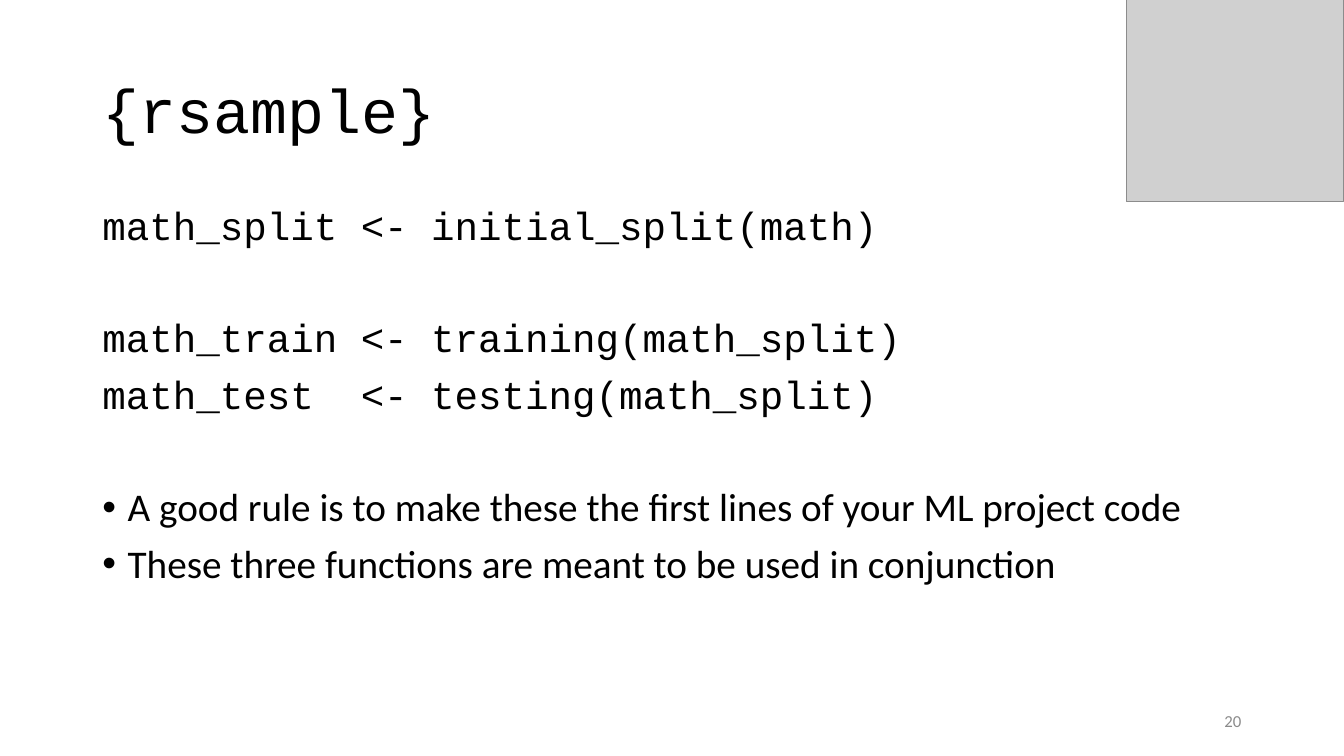
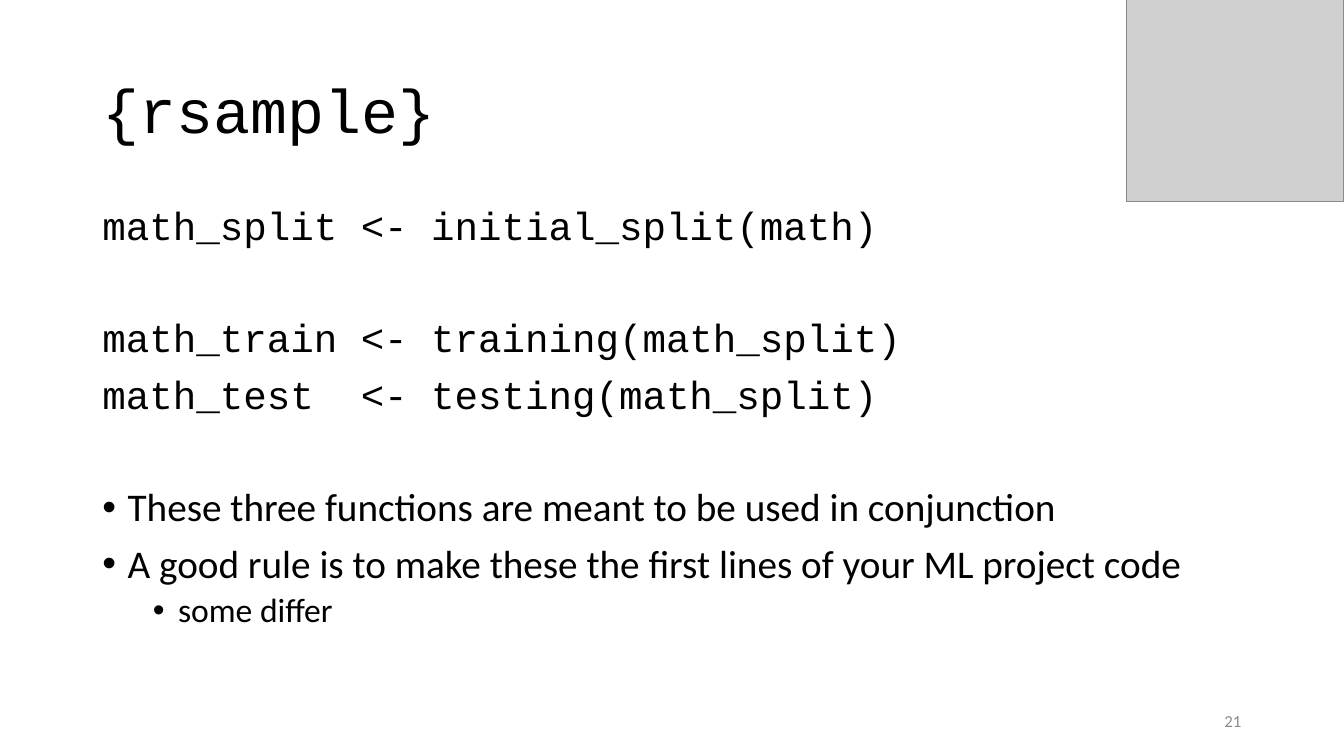
Before and after one commit to karlenaochoa/c4-ml-2020, a slide deck: slide 21 of slides/w2p1-bias-variance-resampling/w2p1.pptx (slide 20 before the commit). Drawn at 1344x756 pixels with LibreOffice and Linux fonts; fonts in the diff are those of the drawing; grey boxes stand for pictures. Boxes give left, top, right and bottom in pixels: in the first picture for what was removed or moved away, otherwise in the second. Text is boxed around its words. In the diff, an @@ line names an element or a change of style, - is before the commit and + after.

```diff
--- a/slides/w2p1-bias-variance-resampling/w2p1.pptx
+++ b/slides/w2p1-bias-variance-resampling/w2p1.pptx
@@ text at [128, 493, 1055, 528]: paragraph added @@
+• These three functions are meant to be used in conjunction
@@ text at [178, 598, 333, 623]: text changed; size 28 to 24 pt @@
-• These three functions are meant to be used in conjunction
+  • some differ
@@ page number at [1224, 716, 1241, 727]: text changed @@
-20
+21
```
Also in this commit, not shown: 6 other slides changed, 2 slides added.
